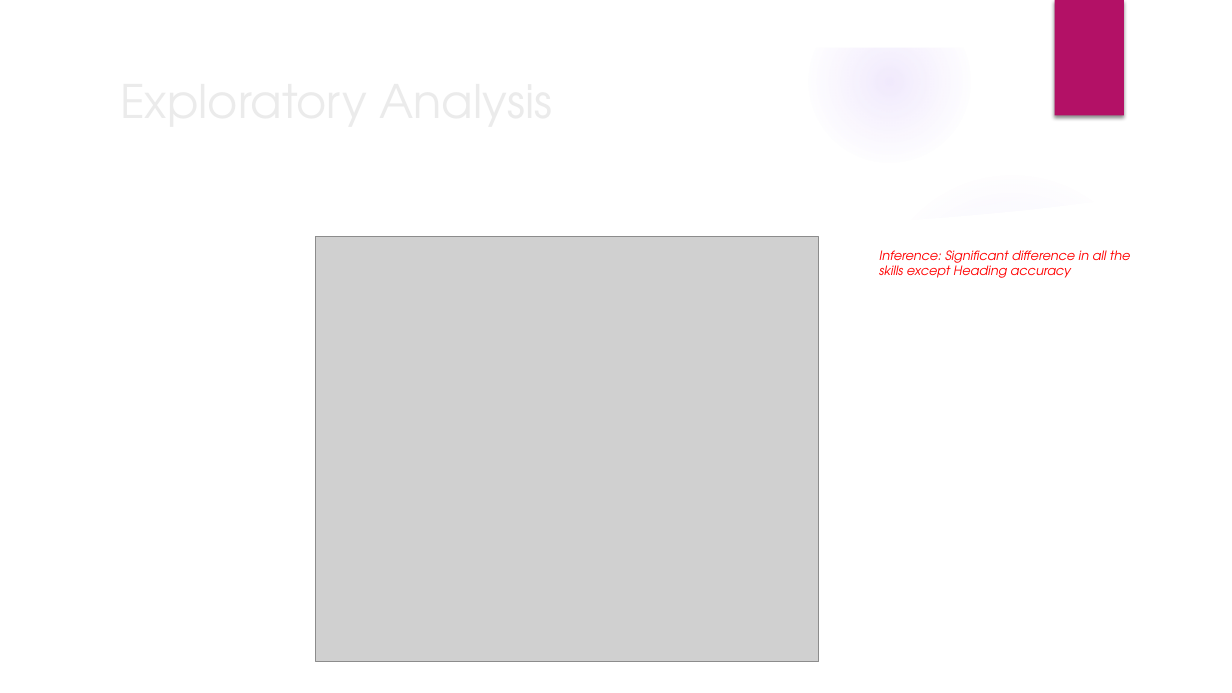
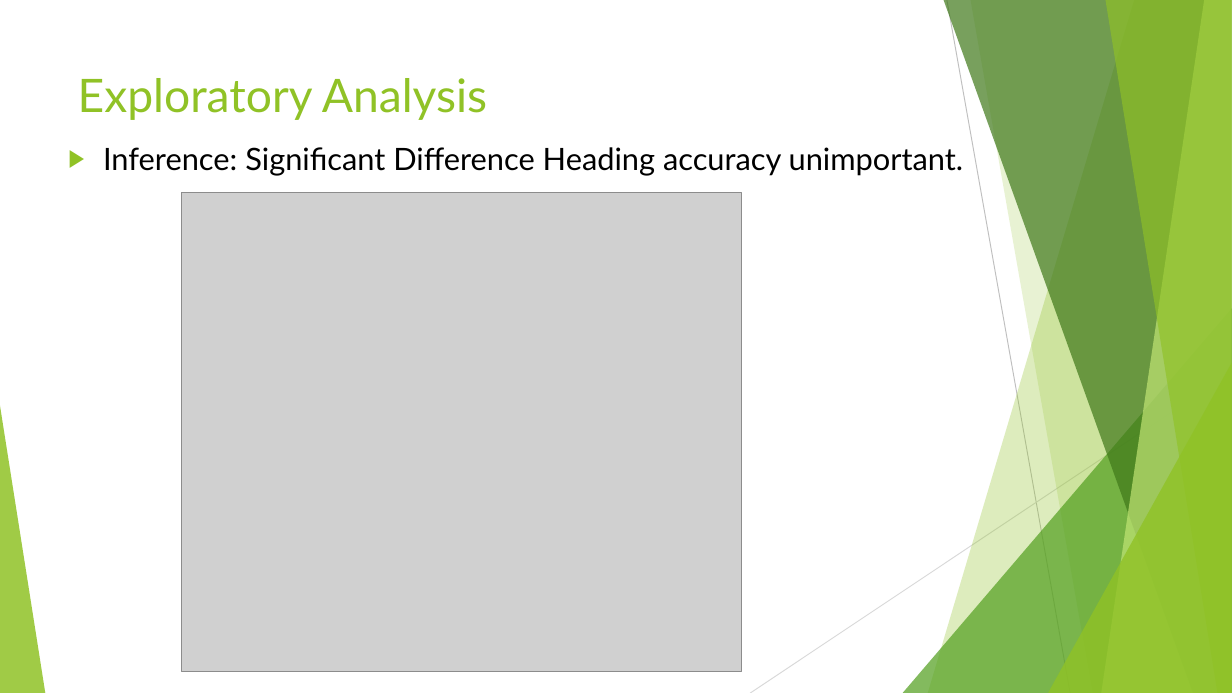
Before and after one commit to sharax/ECE_143_Group_11, a slide deck: slide 6 of ECE_143.pptx (slide 5 before the commit). Drawn at 1232x693 pixels with LibreOffice and Linux fonts; fonts in the diff are those of the drawing; grey boxes stand for pictures; background and template pictures are left out. Boxes give left, top, right and bottom in pixels: in the first picture for what was removed or moved away, otherwise in the second. Text is boxed around its words. In the diff, an @@ line names an element or a change of style, - is before the commit and + after.

```diff
--- a/ECE_143.pptx
+++ b/ECE_143.pptx
@@ group removed at (x1=0, y1=0, x2=1232, y2=693): 5 ellipses, 3 freeform shapes @@
@@ rectangle removed at (x1=1055, y1=0, x2=1124, y2=116) @@
@@ title "Exploratory Analysis" moved from (x1=111, y1=29, x2=1128, y2=170) to (x1=78, y1=78, x2=487, y2=120) @@
@@ title "Exploratory Analysis" at (x1=78, y1=78, x2=487, y2=120): font TeX Gyre Adventor to Lato, text colour #EBEBEB to #90C226; vertical alignment middle to top @@
@@ text at (x1=103, y1=147, x2=964, y2=176): text changed; size 10 to 24 pt; font TeX Gyre Adventor to Lato; text colour #FF0000 to #000000; italic off @@
-Inference: Significant difference in all the skills except Heading accuracy
+▶ Inference: Significant Difference Heading accuracy unimportant.
@@ picture resized from (x1=316, y1=237, x2=820, y2=662) to (x1=182, y1=193, x2=742, y2=672) @@
@@ group added at (x1=0, y1=0, x2=1232, y2=693): 5 freeform shapes, 3 triangles, 2 lines @@
```
Also in this commit, not shown: 11 other slides changed, 6 slides added, 7 slides removed.
